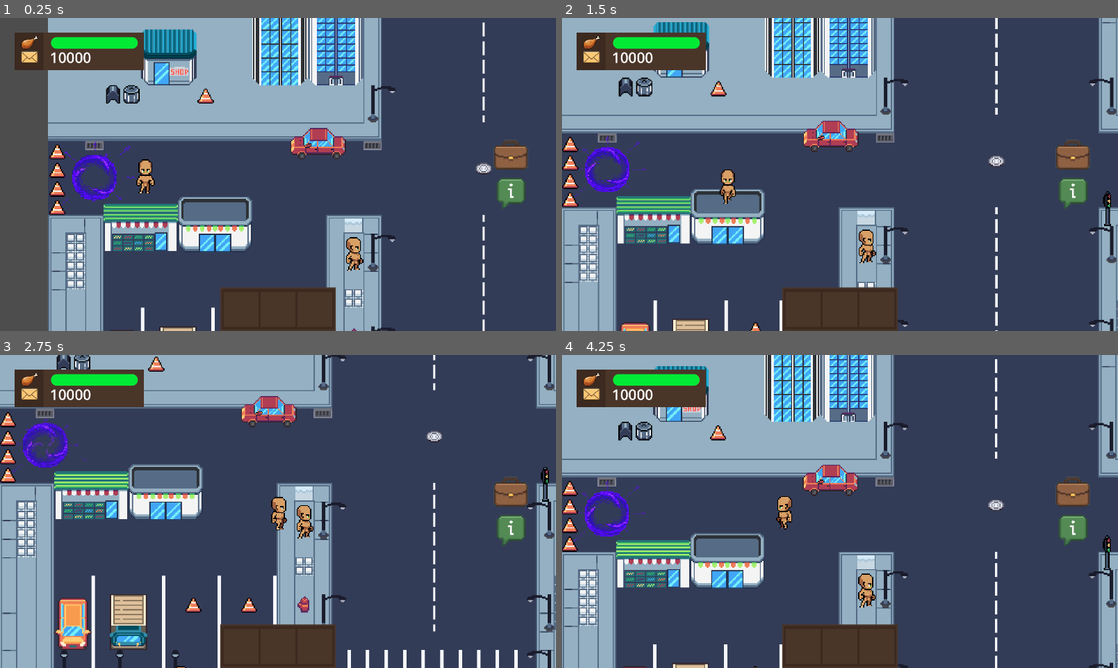
Above: before the commit, frames 1-4 (two rows, left to right).
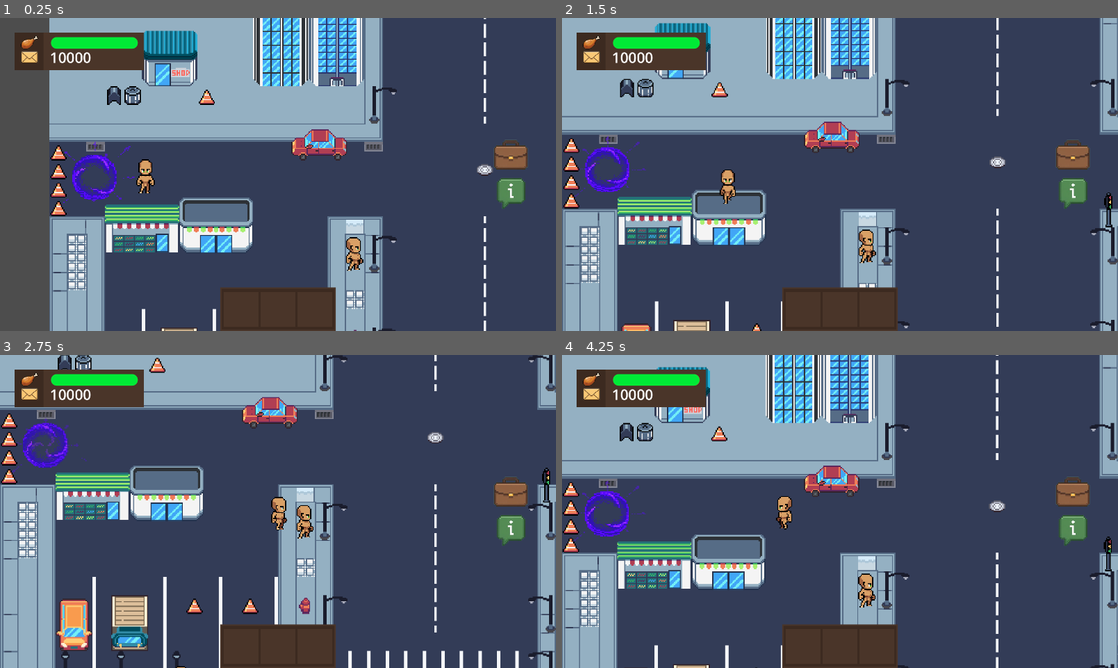
Above: after the commit, the same moments.

Repository: hoaxnt/envelhope-beta
Game: Godot game, scene res://Scenes/chapters/chapter_2.tscn
Two runs of this game, one before a commit and one after it. Both use one fixed random seed, a clock stepped at 60 frames per second and the inputs below. This scene is started directly instead of the project's main scene.
Inputs (mouse positions are in pixels of both pictures, inside the frame that each line leads up to):
- Up to frame 1 (0.25 s): no input
- Up to frame 2 (1.5 s): move the mouse to (962, 158) at 0.52 s; hold Right (ui_right) 0.53-1.28 s; hold E (interact) 0.53-1.28 s; click (962, 158) at 0.67 s; move the mouse to (728, 190) at 1.27 s; hold Down (ui_down) from 1.28 s (still down); tap Q (show_objective) at 1.35 s
- Up to frame 3 (2.75 s): move the mouse to (333, 442) at 2.02 s; release Down (ui_down) at 2.03 s; hold Right (ui_right) from 2.03 s (still down); hold Shift from 2.03 s (still down)
- Up to frame 4 (4.25 s): move the mouse to (812, 574) at 2.77 s; release Right (ui_right) at 2.78 s; release Shift at 2.78 s; hold Up (ui_up) 2.78-3.53 s; tap E (interact) at 2.85 s; click (812, 574) at 2.92 s; move the mouse to (1006, 558) at 3.52 s; hold Left (ui_left) from 3.53 s (still down); hold Q (show_objective) from 3.53 s (still down)

The runs differ from the first frame. In frame 1, 13% of the frame differs, in the area x 8-89%, y 0-100%; in frame 2, 13%, in the area x 0-100%, y 0-100%; in frame 3, 12%; in frame 4, 13%.
Error in both runs: Attempt to call function 'get_child' in base 'null instance' on a null instance. (res://Scripts/characters/npc_plaza/blind_vendor/blind_vendor.gd:13)

Commit message:
minor fixes

Diff:
--- a/Scenes/maps/city/plaza.tscn
+++ b/Scenes/maps/city/plaza.tscn
@@ -1219,7 +1219,6 @@
 
 [node name="Plaza" type="Node2D"]
 texture_filter = 1
-position = Vector2(-1, -1)
 
 [node name="Ground" type="TileMapLayer" parent="."]
 tile_map_data = PackedByteArray("AAAAACsAAAADACYAAAABACsAAAADACYAAAACACsAAAADACYAAAADACsAAAADACYAAAAEACsAAAADACYAAAAFAC …(78672 unchanged characters)…
